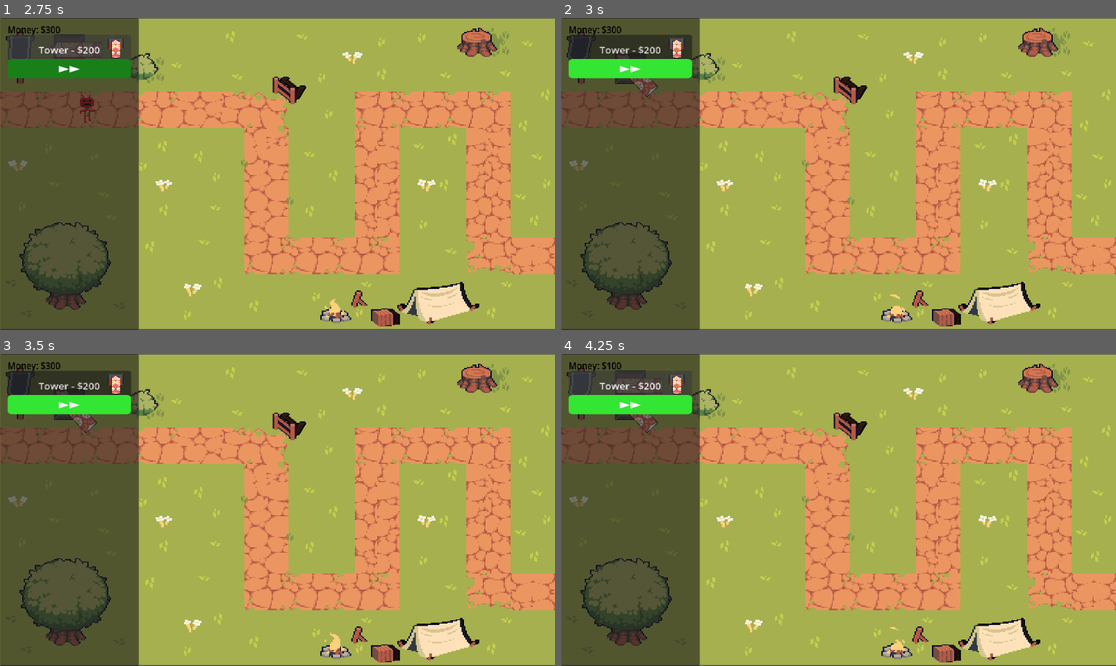
Above: before the commit, frames 1-4 (two rows, left to right).
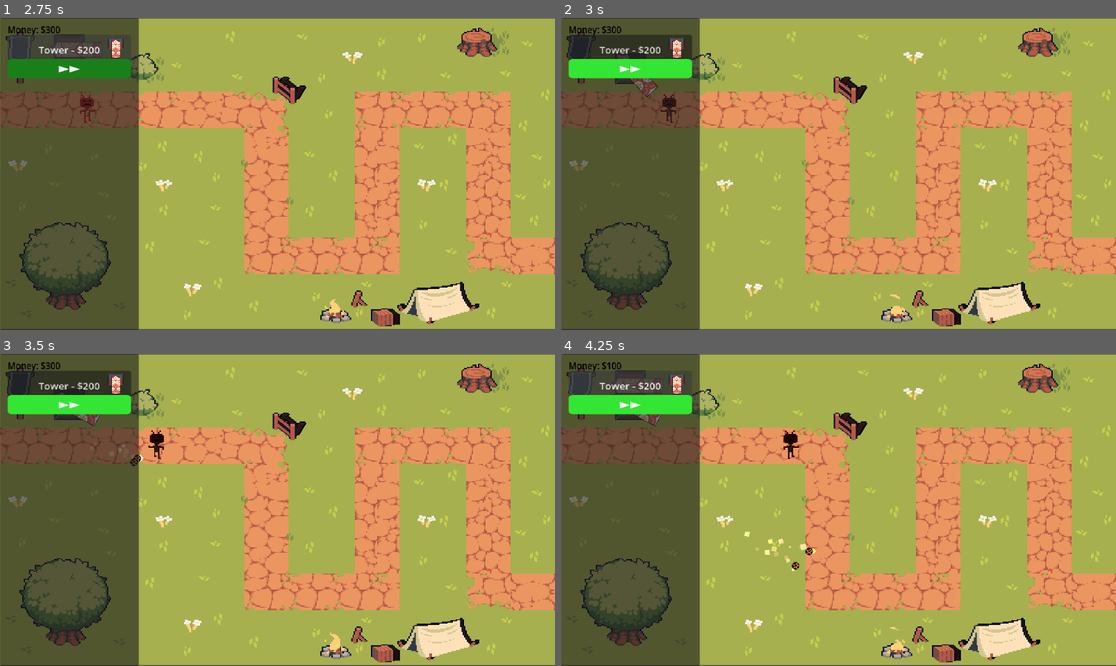
Above: after the commit, the same moments.

Repository: Matthewfrogman/Battle_towers
Game: Godot game, scene res://scenes/main_menu.tscn
The game is run twice, just before and just after one commit, with the same random seed, the same clock (stepped at 60 frames per second) and the same inputs.
Inputs:
- Up to frame 1 (2.75 s): click "PLAY" at 0.5 s; click "PLAY" at 1.25 s; click "Tower - $200" at 2 s
- Up to frame 2 (3 s): click "▶▶" at 2.75 s
- Up to frame 3 (3.5 s): no input
- Up to frame 4 (4.25 s): click "Tower - $200" at 3.5 s

Frame 1 is identical in both runs. In frame 2, 0.1% of the frame differs, in the area x 18-21%, y 24-34%; in frame 3, 0.4%; in frame 4, 0.5%, in the area x 9-46%, y 12-70%.

Commit message:
reeeally cool looking particles

Diff:
--- a/Towers/Bullets/fireball.tscn
+++ b/Towers/Bullets/fireball.tscn
@@ -3,7 +3,54 @@
 [ext_resource type="PackedScene" uid="uid://dxugluqdqx6w5" path="res://Towers/Bullets/bullet.tscn" id="1_ujyci"]
 [ext_resource type="Texture2D" uid="uid://dhacnwc3xum2w" path="res://Towers/Bullets/Images/Fireball.png" id="2_0orgu"]
 
+[sub_resource type="CurveTexture" id="CurveTexture_0orgu"]
+
+[sub_resource type="CurveTexture" id="CurveTexture_tifw7"]
+
+[sub_resource type="ParticleProcessMaterial" id="ParticleProcessMaterial_0orgu"]
+particle_flag_align_y = true
+particle_flag_disable_z = true
+emission_shape = 1
+emission_sphere_radius = 8.94
+angle_min = -11.4999895
+angle_max = 126.70001
+inherit_velocity_ratio = 0.138
+spread = 0.0
+angular_velocity_min = -1.6093254e-05
+angular_velocity_max = -1.6093254e-05
+orbit_velocity_min = 9.49949e-08
+orbit_velocity_max = 9.49949e-08
+radial_velocity_min = -8.000022
+radial_velocity_max = 19.999977
+gravity = Vector3(0, 98, 0)
+scale_min = 3.0
+scale_max = 12.0
+color = Color(1, 0.53333336, 0.24705882, 1)
+alpha_curve = SubResource("CurveTexture_0orgu")
+emission_curve = SubResource("CurveTexture_tifw7")
+hue_variation_min = 0.93999994
+hue_variation_max = 0.99999994
+anim_speed_min = 9.83
+anim_speed_max = 16.0
+turbulence_enabled = true
+turbulence_noise_strength = 5.5
+turbulence_noise_scale = 4.0
+turbulence_noise_speed_random = 3.54
+turbulence_influence_min = 0.046000004
+turbulence_influence_max = 0.046000004
+turbulence_initial_displacement_min = 10.600001
+turbulence_initial_displacement_max = 10.600001
+
 [node name="Bullet" unique_id=901331464 instance=ExtResource("1_ujyci")]
 
 [node name="Sprite2D" parent="." index="0" unique_id=2013745526]
+z_index = 1
 texture = ExtResource("2_0orgu")
+
+[node name="GPUParticles2D" type="GPUParticles2D" parent="." index="2" unique_id=847180495]
+lifetime = 1.5
+speed_scale = 2.0
+randomness = 0.5
+trail_lifetime = 10.0
+trail_sections = 4
+process_material = SubResource("ParticleProcessMaterial_0orgu")
--- a/Towers/basic_tower.tscn
+++ b/Towers/basic_tower.tscn
@@ -9,10 +9,9 @@
 [node name="Basic_Tower" unique_id=598119214 instance=ExtResource("1_qv87q")]
 script = ExtResource("2_3uhwj")
 range = 5
-cooldown = 0.1
+cooldown = 0.5
 attack = 10
-projectiles = 15
-bullet_speed = 500
+bullet_speed = 200
 bullet_scene = ExtResource("3_5l8tq")
 
 [node name="Footprint" parent="." index="0" unique_id=2093572891]
